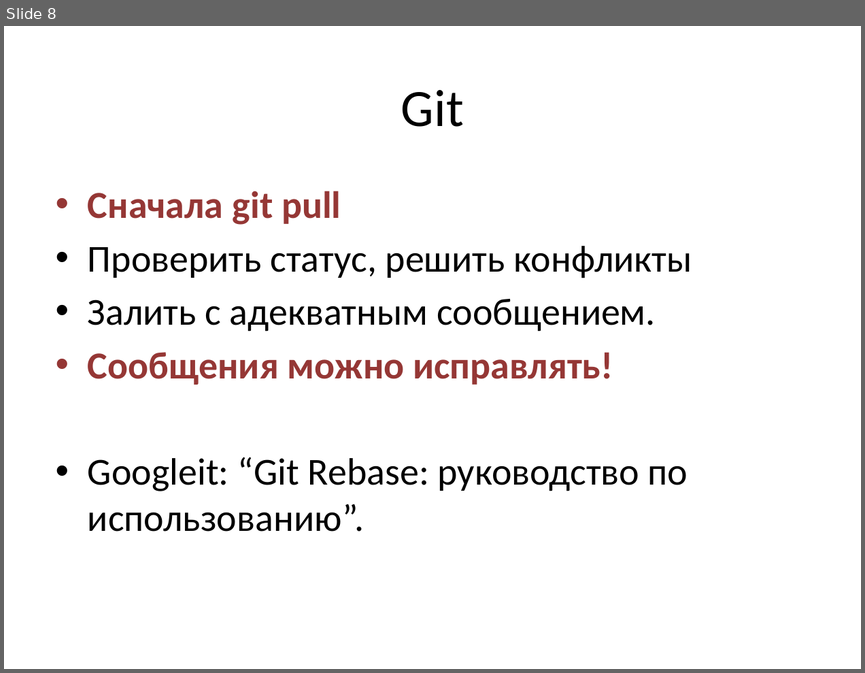
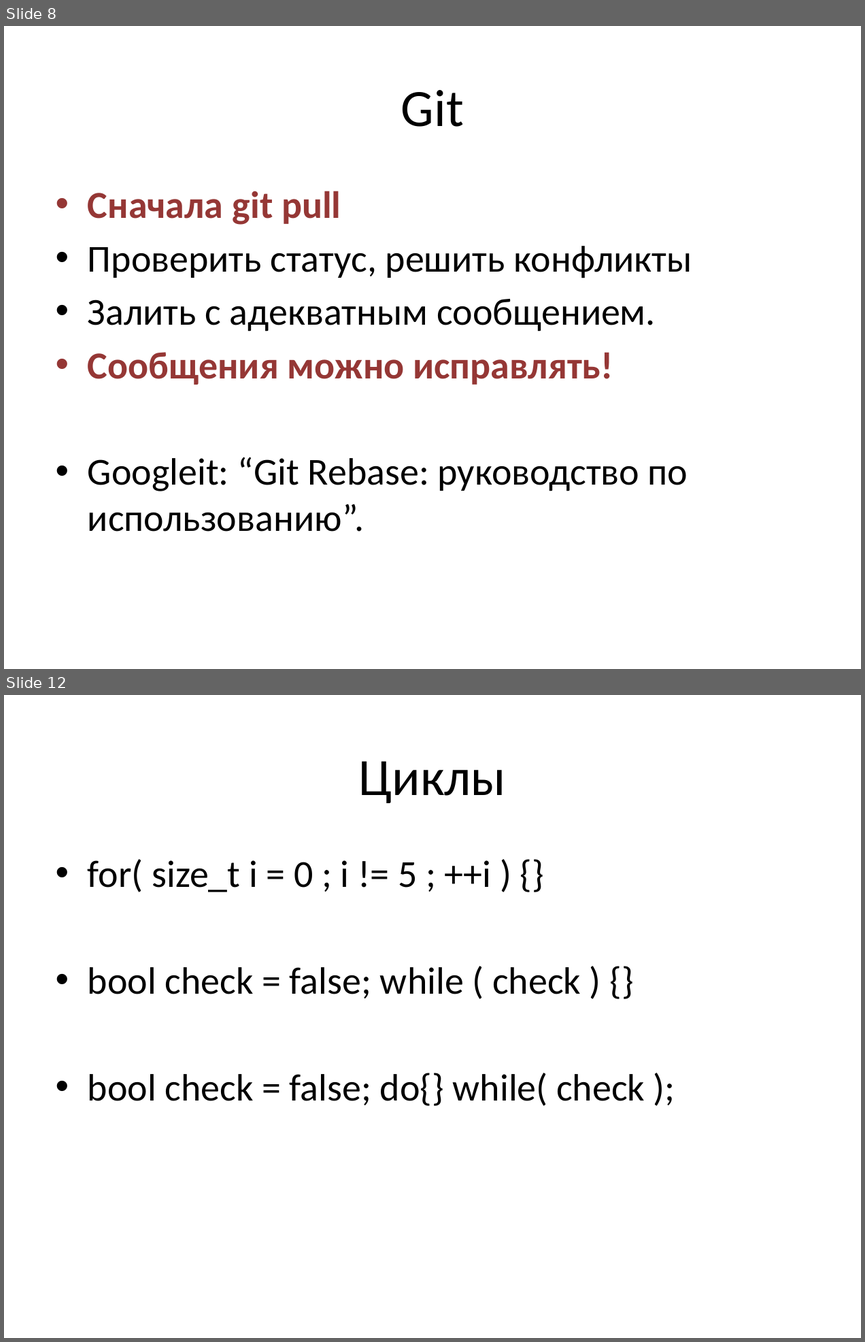
Before and after one commit to tscherkas/cpp_craft_1013, a slide deck: lections/cpp_craft_lec_1_part_1.pptx. Shown one above the other, each under a label of ours: slide 8 before the commit, slides 8 and 12 after it; the slides between them are not shown. The pictures are 865x673 and 865x1342 pixels, drawn with LibreOffice and Linux fonts; fonts in the diff are those of the drawing. Boxes give left, top, right and bottom in pixels: in the first picture for what was removed or moved away, otherwise in the second. Text is boxed around its words. In the diff, an @@ line names an element or a change of style, - is before the commit and + after.

```diff
--- a/lections/cpp_craft_lec_1_part_1.pptx
+++ b/lections/cpp_craft_lec_1_part_1.pptx
@@ slide 12 added at <box>4,695,861,1338</box>, background #FFFFFF @@
@@ title added at <box>358,761,506,803</box>, 44 pt, text #000000 @@
+Циклы
@@ text added at <box>88,859,645,1106</box>, 32 pt, text #000000 @@
+• for( size_t i = 0 ; i != 5 ; ++i ) {}
+• bool check = false; while ( check ) {}
+• bool check = false; do{} while( check );
```
Also in this commit, not shown: 17 other slides added.
